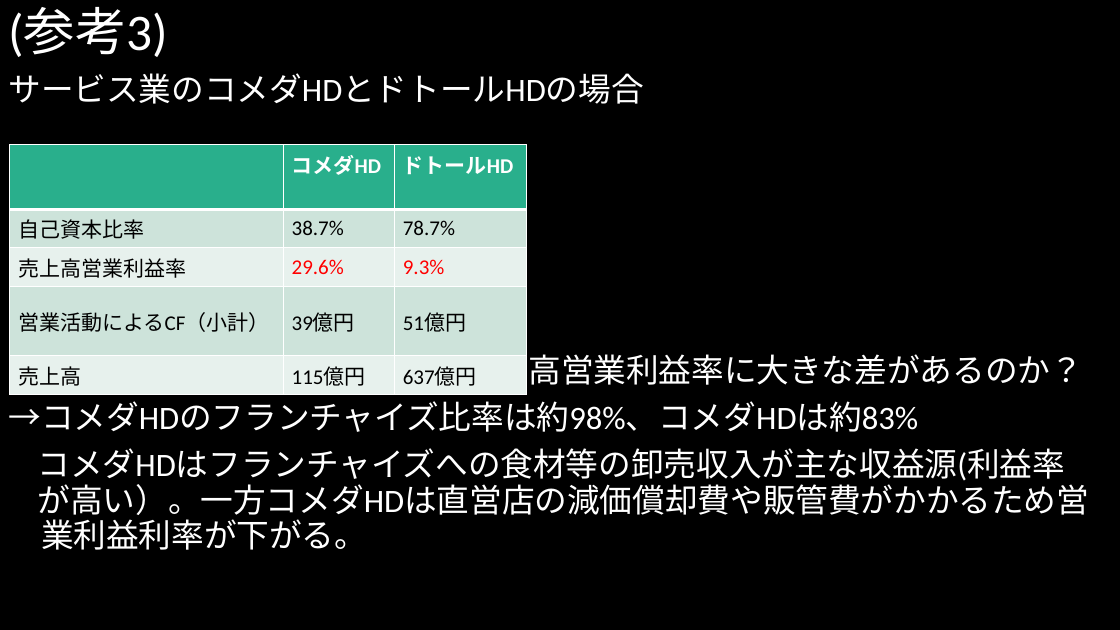
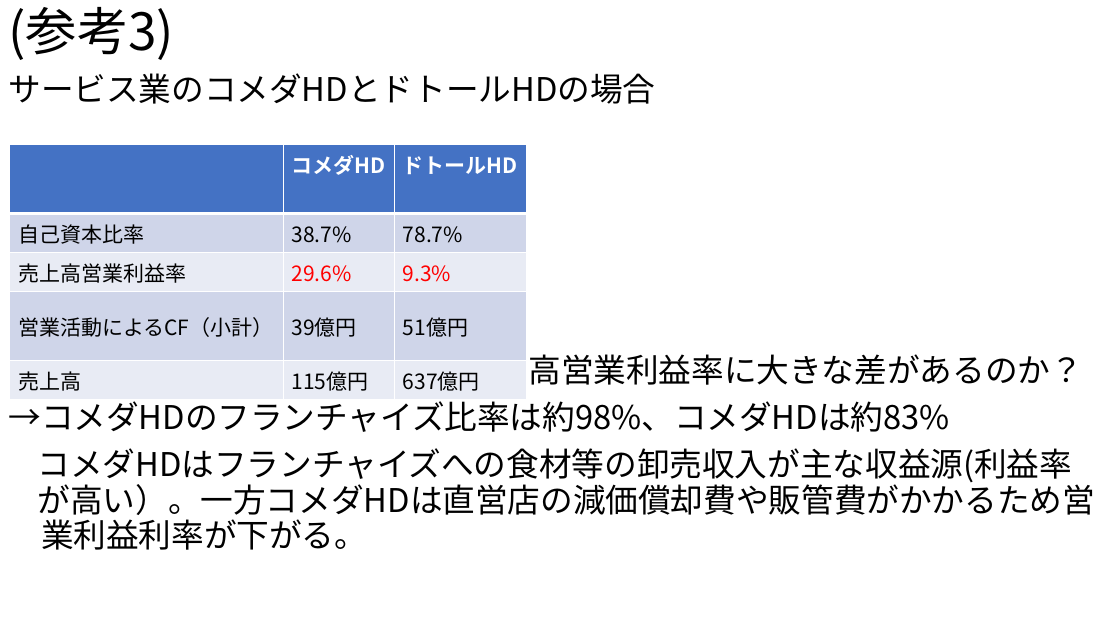
Before and after one commit to MAGA-Phantom/OperationSotsuron, a slide deck: slide 9 of 倒産の研究(仮).pptx. Drawn at 1120x630 pixels with LibreOffice and Linux fonts; fonts in the diff are those of the drawing. Boxes give left, top, right and bottom in pixels: in the first picture for what was removed or moved away, otherwise in the second. Text is boxed around its words. In the diff, an @@ line names an element or a change of style, - is before the commit and + after.

```diff
--- a/倒産の研究(仮).pptx
+++ b/倒産の研究(仮).pptx
@@ background #000000 to #FFFFFF @@
@@ title "(参考3)" at bbox=[8, 7, 174, 60]: font Calibri to Noto Sans CJK JP, text colour #FFFFFF to #000000 @@
@@ text "サービス業のコメダHDとドトールHDの場合" at bbox=[8, 73, 1095, 550]: font Calibri to Noto Sans CJK JP, text colour #FFFFFF to #000000 @@
@@ table at bbox=[10, 145, 527, 395] @@
@@ fill #29AF8C to #4472C4 in row 1 @@
@@ fill #CDE3DA to #CFD5EA in 6 cells @@
@@ fill #E8F2EE to #E9EBF5 in 6 cells @@
@@ font Calibri to Noto Sans CJK JP @@
```
Also in this commit, not shown: 34 other slides changed, 1 slide added, 2 other files.
